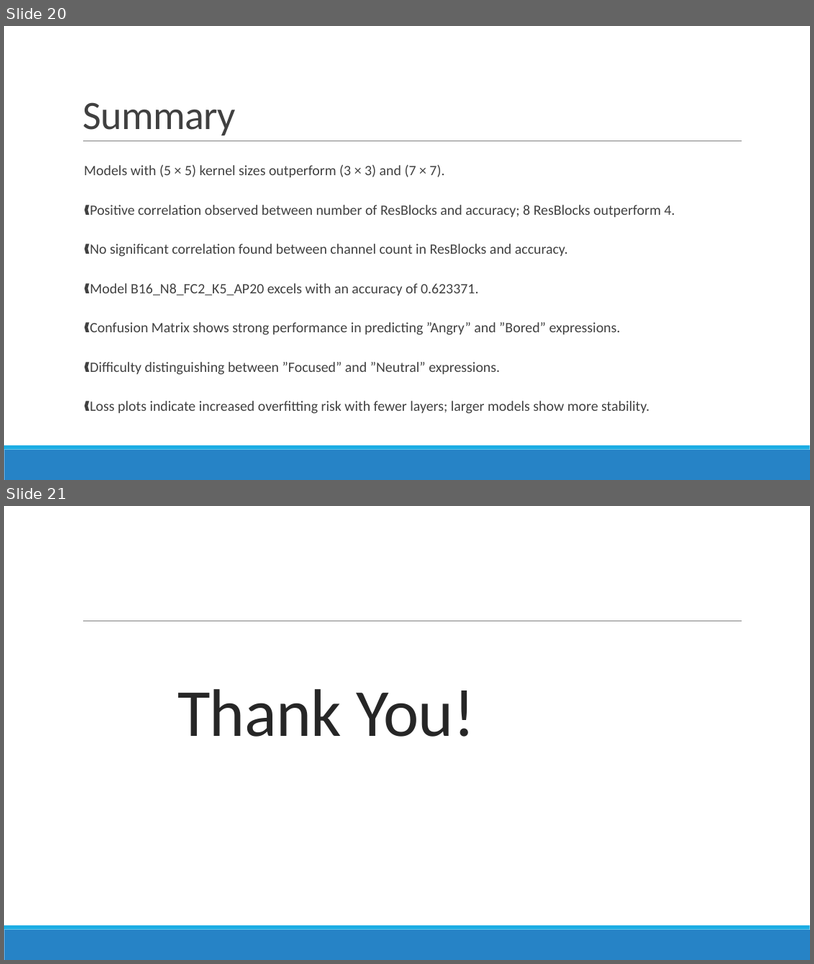
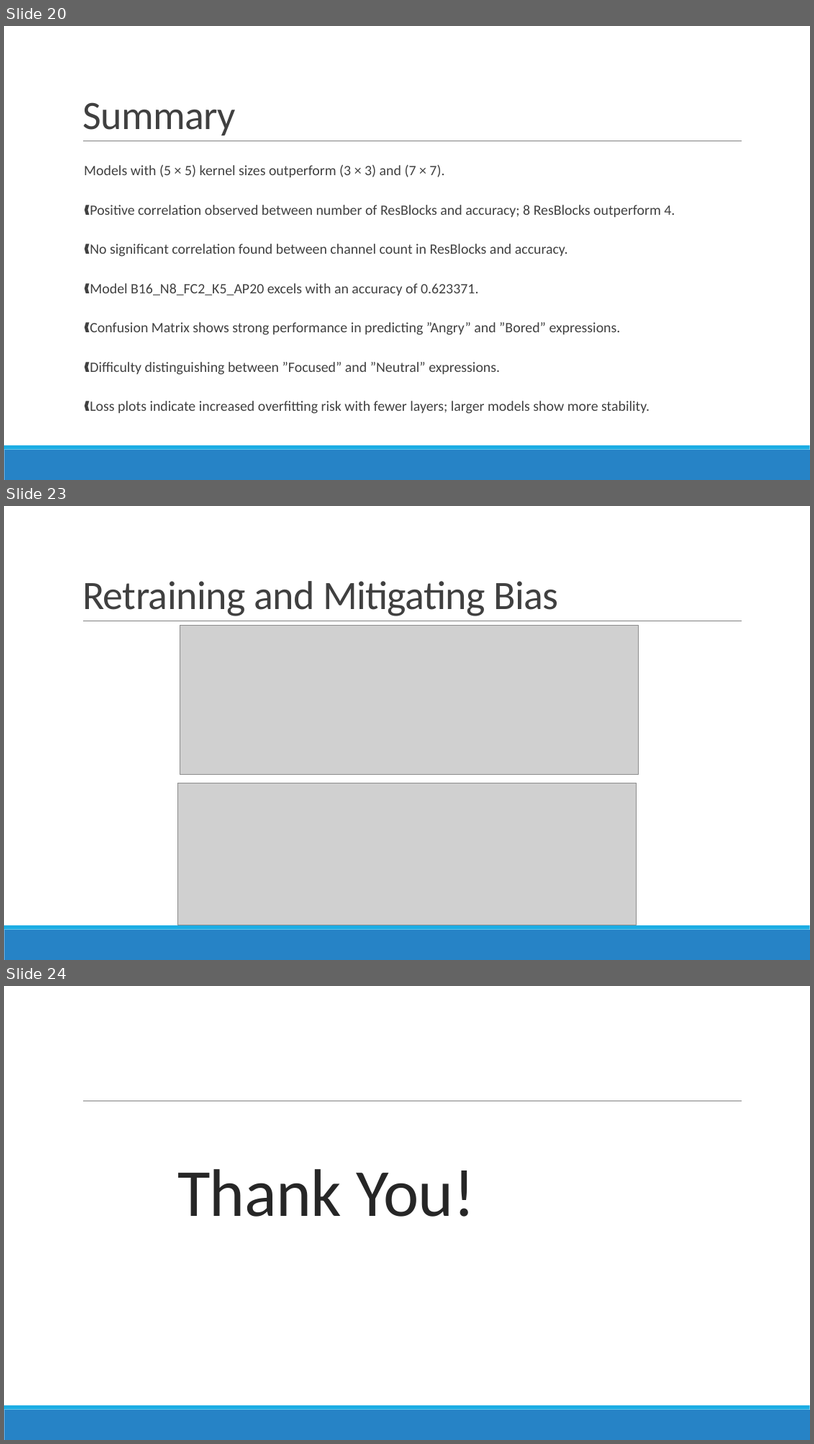
Before and after one commit to DaraSamii/A.I.ducation-Analytics, a slide deck: AI_presentation.pptx. Shown one above the other, each under a label of ours: slides 20 and 21 before the commit, slides 20, 23 and 24 after it; the slides between them are not shown. The pictures are 814x964 and 814x1444 pixels, drawn with LibreOffice and Linux fonts; fonts in the diff are those of the drawing; grey boxes stand for pictures. Boxes give left, top, right and bottom in pixels: in the first picture for what was removed or moved away, otherwise in the second. Text is boxed around its words. In the diff, an @@ line names an element or a change of style, - is before the commit and + after.

Commit message:
update pptx

```diff
--- a/AI_presentation.pptx
+++ b/AI_presentation.pptx
@@ slide 23 added at (4, 506, 810, 960), background #FFFFFF; not listed: 3 template elements that a slide beside it also shows @@
@@ title added at (82, 581, 559, 616), 48 pt, text #404040 @@
+Retraining and Mitigating Bias
@@ picture added at (180, 626, 638, 774) @@
@@ picture added at (178, 782, 637, 924) @@
@@ what was slide 21 is now slide 24 @@
```
Also in this commit, not shown: 2 other slides added, 1 other file.
